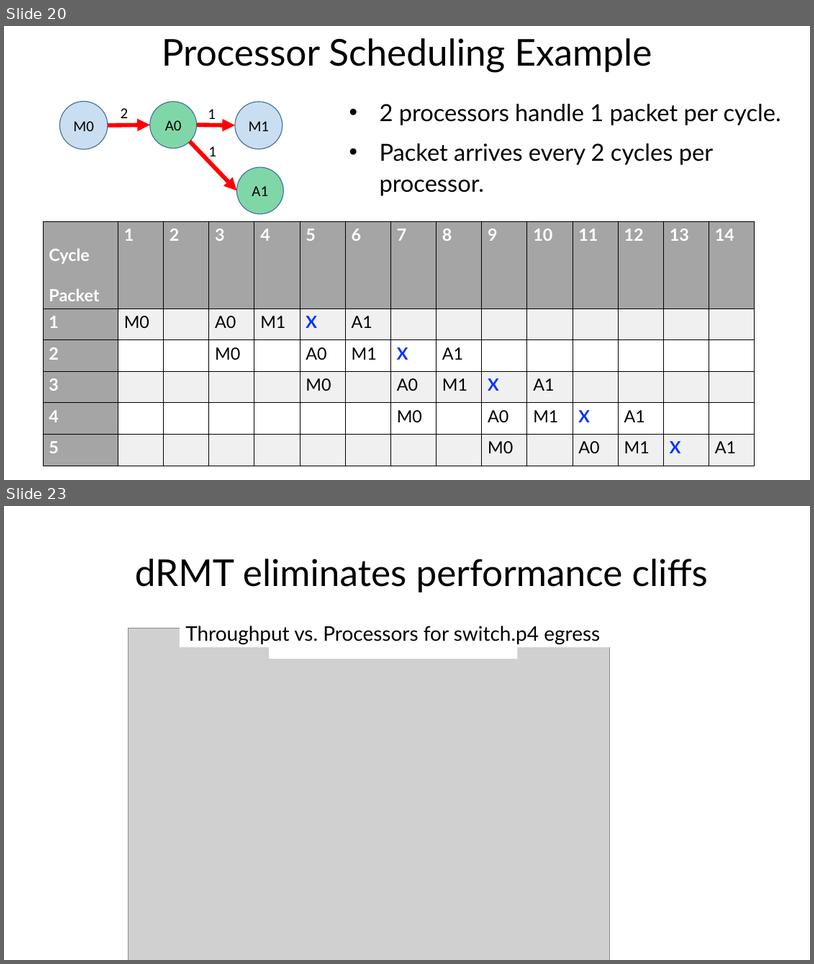
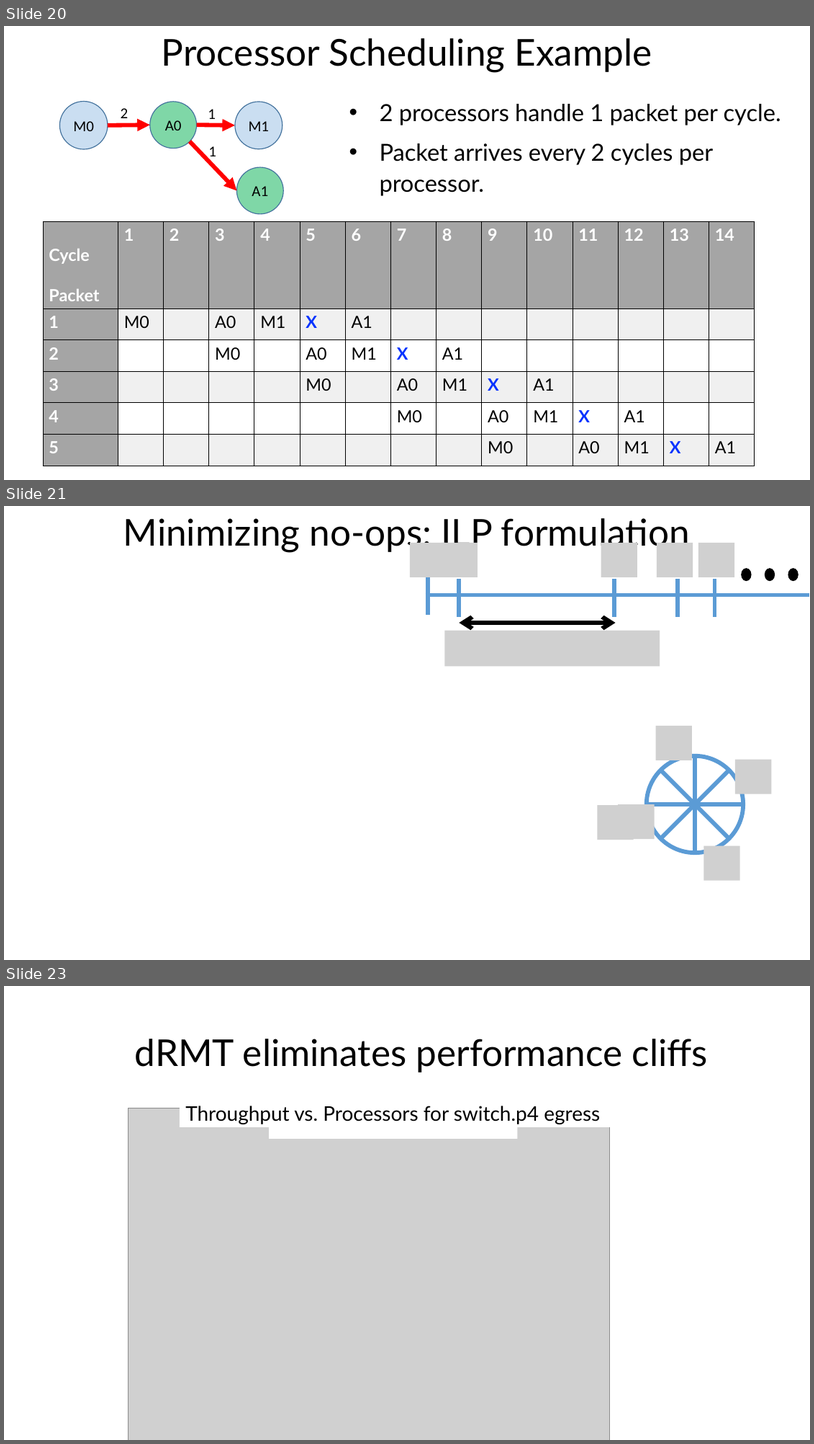
Before and after one commit to anirudhSK/drmt_talk, a slide deck: drmt_sigcomm.pptx. Shown one above the other, each under a label of ours: slides 20 and 23 before the commit, slides 20, 21 and 23 after it; the slides between them are not shown. The pictures are 814x964 and 814x1444 pixels, drawn with LibreOffice and Linux fonts; fonts in the diff are those of the drawing; grey boxes stand for pictures. Boxes give left, top, right and bottom in pixels: in the first picture for what was removed or moved away, otherwise in the second. Text is boxed around its words. In the diff, an @@ line names an element or a change of style, - is before the commit and + after.

```diff
--- a/drmt_sigcomm.pptx
+++ b/drmt_sigcomm.pptx
@@ slide 21 added at bbox=[4, 506, 810, 960], background #FFFFFF @@
@@ title added at bbox=[124, 518, 690, 553], 44 pt, text #000000 @@
+Minimizing no-ops: ILP formulation
@@ picture added at bbox=[410, 542, 446, 577] @@
@@ picture added at bbox=[441, 542, 478, 577] @@
@@ picture added at bbox=[602, 542, 638, 577] @@
@@ picture added at bbox=[657, 542, 694, 577] @@
@@ picture added at bbox=[699, 542, 736, 577] @@
@@ ellipse added at bbox=[742, 569, 751, 580], fill #000000, outline #000000 1 pt @@
@@ ellipse added at bbox=[766, 569, 775, 580], fill #000000, outline #000000 1 pt @@
@@ ellipse added at bbox=[790, 569, 799, 580], fill #000000, outline #000000 1 pt @@
@@ line added from (428, 577) to (428, 615), #5B9BD5 5 pt @@
@@ line added from (460, 579) to (460, 617), #5B9BD5 5 pt @@
@@ line added from (615, 579) to (615, 617), #5B9BD5 5 pt @@
@@ line added from (679, 579) to (679, 617), #5B9BD5 5 pt @@
@@ line added from (715, 579) to (715, 617), #5B9BD5 5 pt @@
@@ line added from (426, 595) to (810, 595), #5B9BD5 5 pt @@
@@ picture added at bbox=[445, 631, 661, 667] @@
@@ double arrow added from (460, 623) to (615, 623), #000000 5 pt @@
@@ picture added at bbox=[656, 726, 692, 760] @@
@@ picture added at bbox=[736, 759, 772, 794] @@
@@ picture added at bbox=[597, 805, 634, 839] @@
@@ picture added at bbox=[619, 804, 655, 839] @@
@@ group added at bbox=[647, 756, 744, 852]: 4 lines, 1 ellipse @@
@@ picture added at bbox=[705, 845, 741, 880] @@
```
Also in this commit, not shown: 1 slide changed, 1 other slide added, 1 slide removed.
